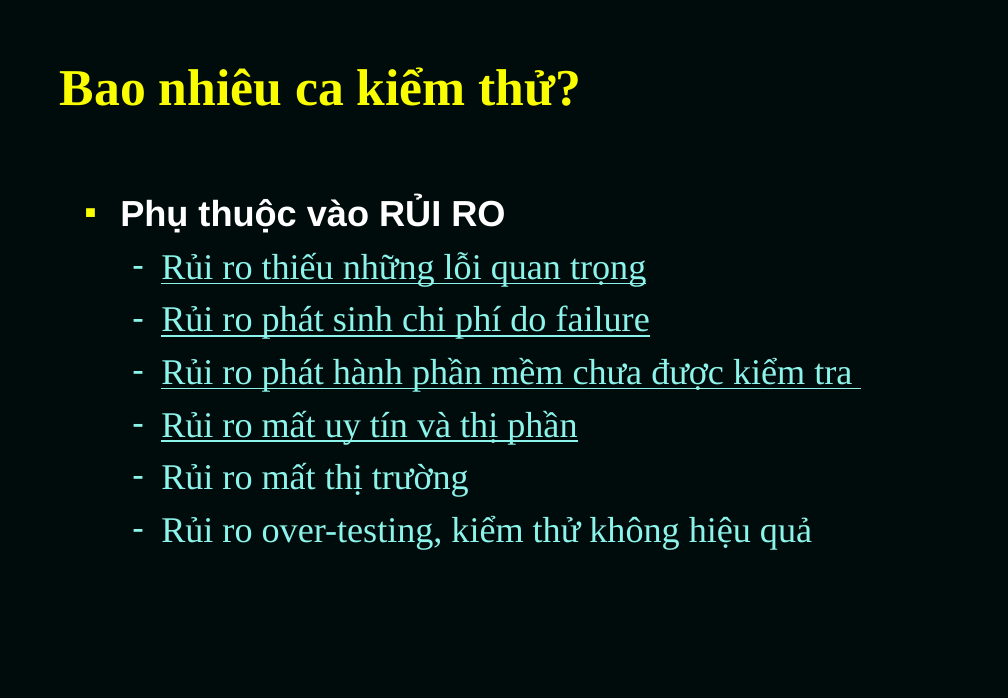
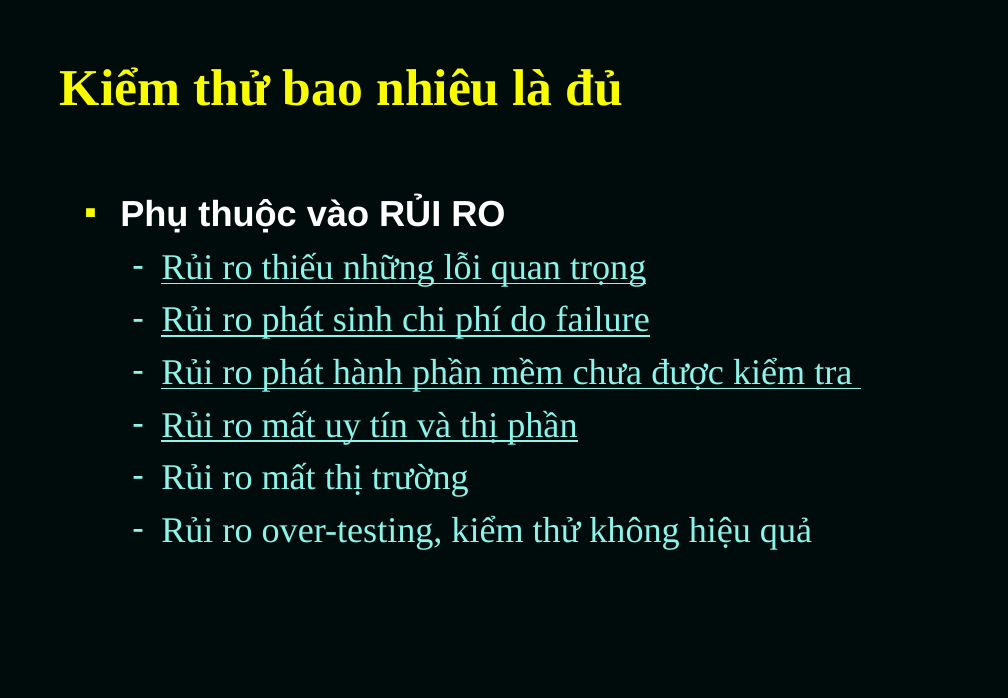
Before and after one commit to TesterRepo/kiemthu_Group1, a slide deck: slide 14 of ISTQBCH1-nhóm 1.ppt. Drawn at 1008x698 pixels with LibreOffice and Linux fonts; fonts in the diff are those of the drawing. Boxes give left, top, right and bottom in pixels: in the first picture for what was removed or moved away, otherwise in the second. Text is boxed around its words. In the diff, an @@ line names an element or a change of style, - is before the commit and + after.

```diff
--- a/ISTQBCH1-nhóm 1.ppt
+++ b/ISTQBCH1-nhóm 1.ppt
@@ title at [60,67,623,106]: text changed @@
-Bao nhiêu ca kiểm thử?
+Kiểm thử bao nhiêu là đủ
```
Also in this commit, not shown: 24 other slides changed.
